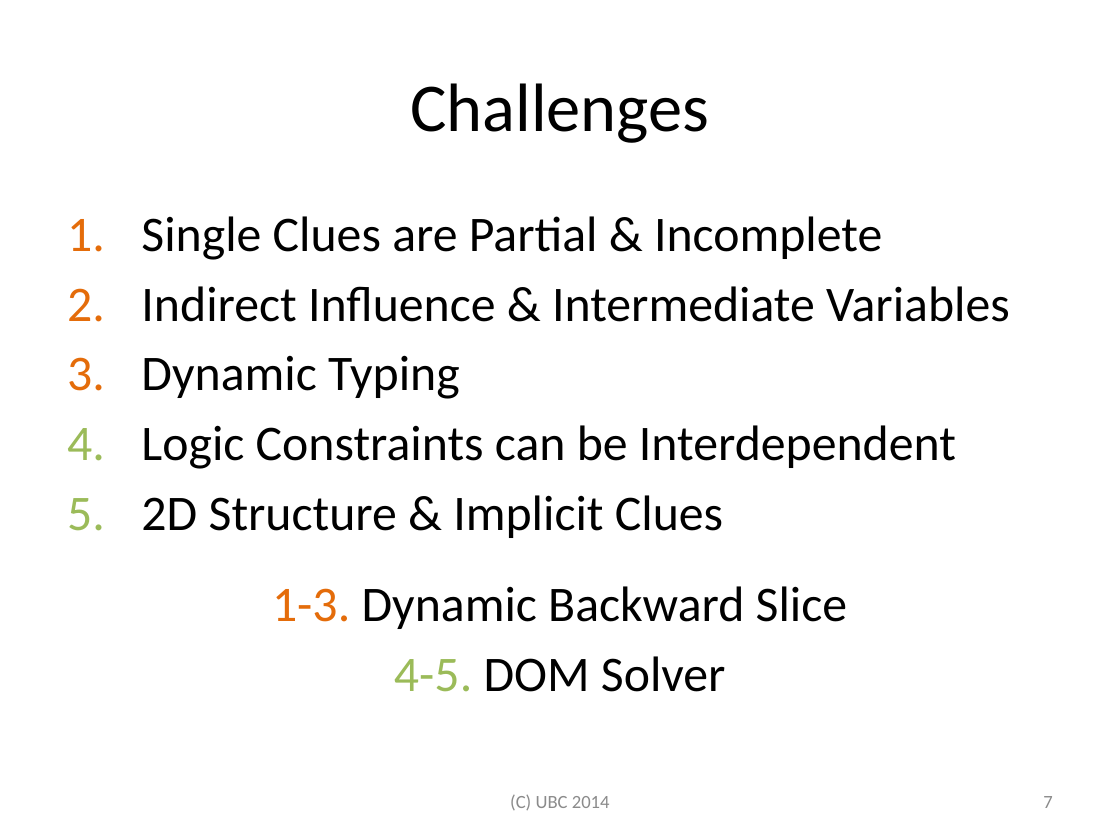
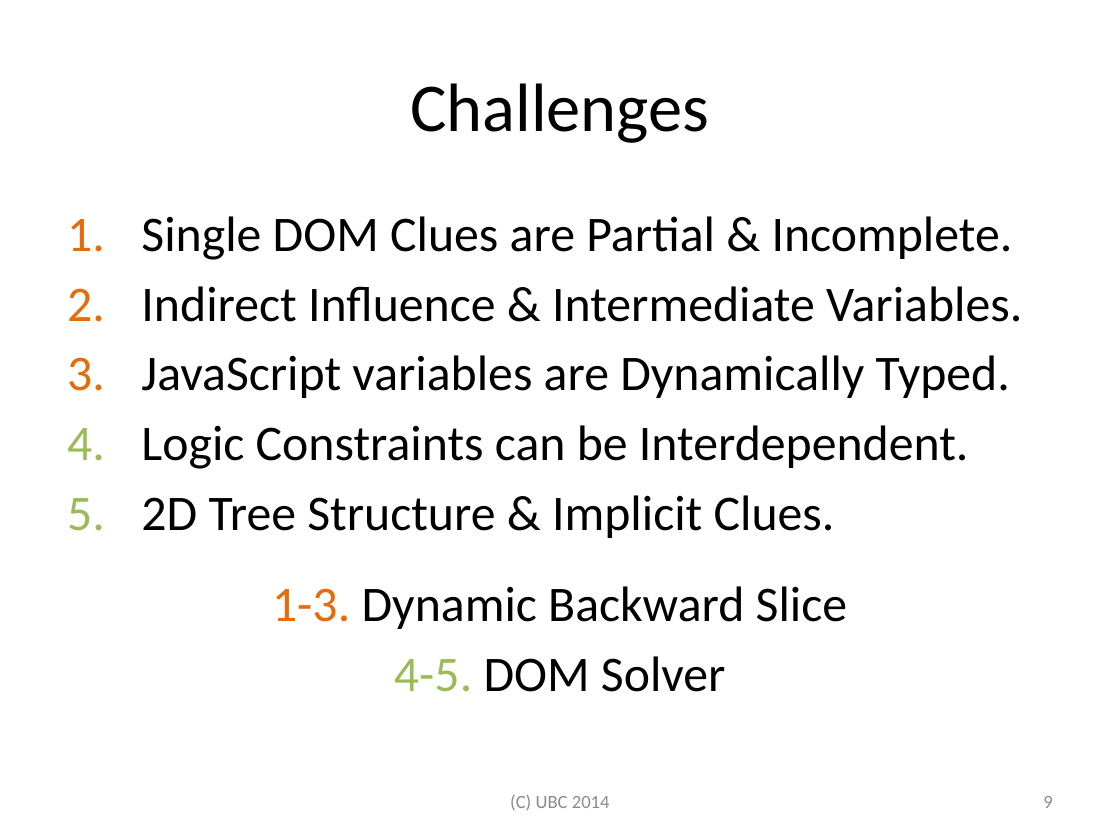
Before and after one commit to jamestklo/ConcolicJS, a slide deck: slide 10 of docs/csRPE-tkloReport.pptx (slide 8 before the commit). Drawn at 1120x840 pixels with LibreOffice and Linux fonts; fonts in the diff are those of the drawing. Boxes give left, top, right and bottom in pixels: in the first picture for what was removed or moved away, otherwise in the second. Text is boxed around its words. In the diff, an @@ line names an element or a change of style, - is before the commit and + after.

```diff
--- a/docs/csRPE-tkloReport.pptx
+++ b/docs/csRPE-tkloReport.pptx
@@ text at <box>141,216,1022,538</box>: text changed @@
-1. Single Clues are Partial & Incomplete
-2. Indirect Influence & Intermediate Variables
-3. Dynamic Typing
-4. Logic Constraints can be Interdependent
-5. 2D Structure & Implicit Clues
+1. Single DOM Clues are Partial & Incomplete.
+2. Indirect Influence & Intermediate Variables.
+3. JavaScript variables are Dynamically Typed.
+4. Logic Constraints can be Interdependent.
+5. 2D Tree Structure & Implicit Clues.
@@ page number at <box>1043,796,1052,808</box>: text changed @@
-7
+9
```
Also in this commit, not shown: 24 other slides changed, 5 slides added, 3 slides removed, 7 other files.
